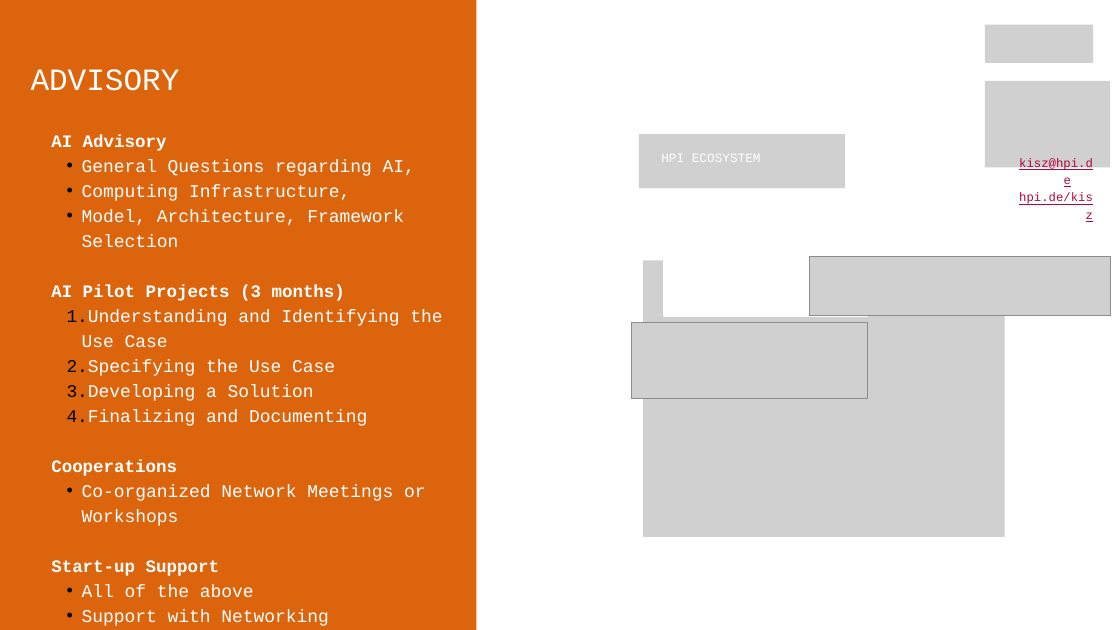
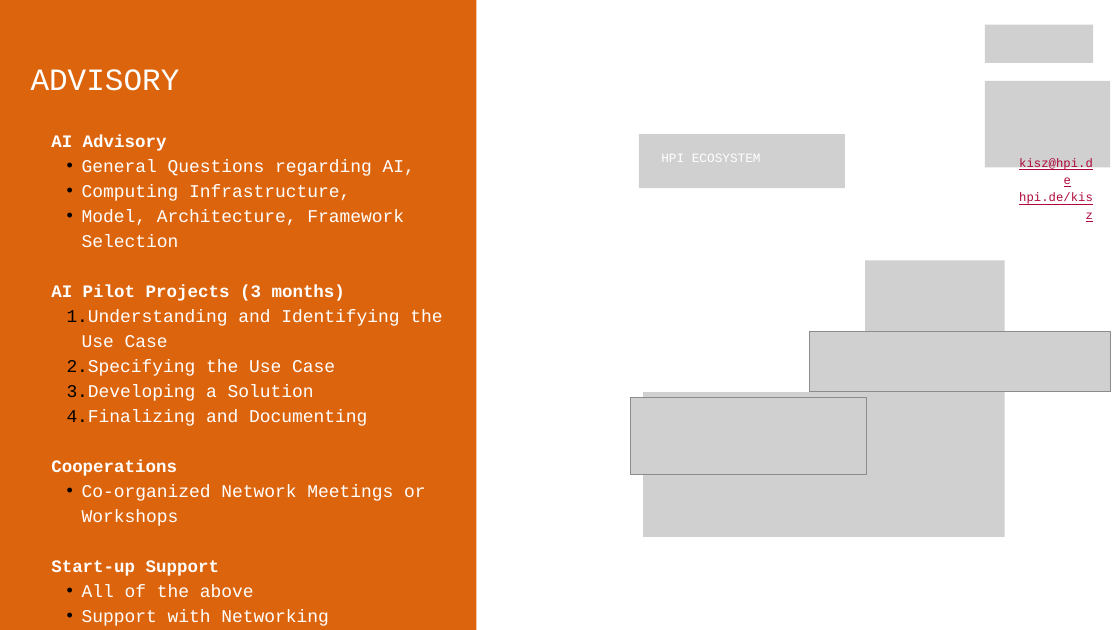
Before and after one commit to aihpi/workshop-getting-started, a slide deck: slide 5 of 03_workshop/slides/slides_english.pptx. Drawn at 1120x630 pixels with LibreOffice and Linux fonts; fonts in the diff are those of the drawing; grey boxes stand for pictures. Boxes give left, top, right and bottom in pixels: in the first picture for what was removed or moved away, otherwise in the second. Text is boxed around its words. In the diff, an @@ line names an element or a change of style, - is before the commit and + after.

```diff
--- a/03_workshop/slides/slides_english.pptx
+++ b/03_workshop/slides/slides_english.pptx
@@ rectangle: place and size @@
-rectangle at <box>665,248,867,316</box>
+rectangle at <box>610,245,865,392</box>
@@ picture: place and size @@
-picture at <box>809,256,1111,316</box>
+picture at <box>809,332,1111,392</box>
@@ picture: place and size @@
-picture at <box>632,323,867,399</box>
+picture at <box>631,397,866,474</box>
```
Also in this commit, not shown: 1 other file.
